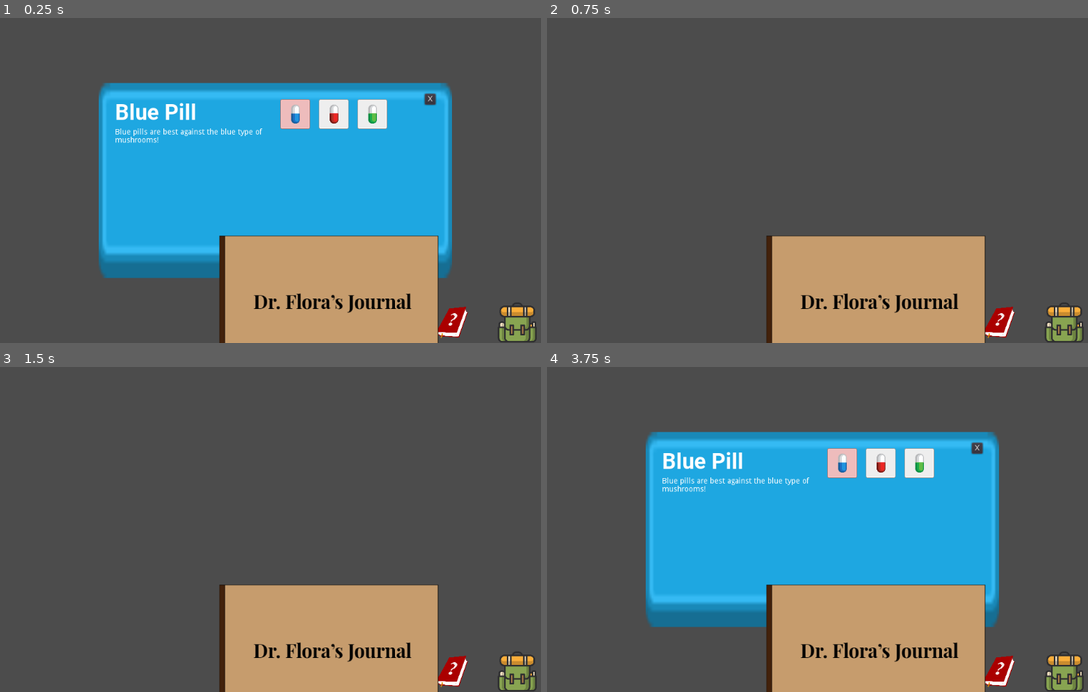
Above: before the commit, frames 1-4 (two rows, left to right).
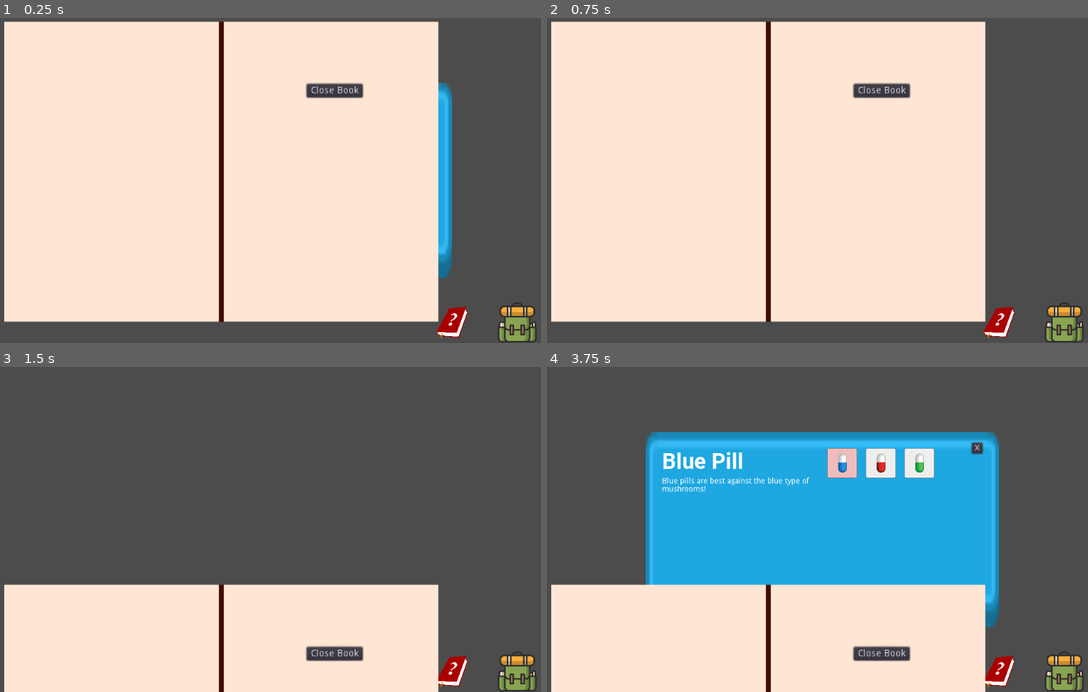
Above: after the commit, the same moments.

Repository: kleimaj/gaming-club-dev
Game: Godot game, scene res://Interface/HUD.tscn
The game is run twice, just before and just after one commit, with the same random seed, the same clock (stepped at 60 frames per second) and the same inputs.
Inputs (mouse positions are in pixels of both pictures, inside the frame that each line leads up to):
- Up to frame 1 (0.25 s): no input
- Up to frame 2 (0.75 s): click "X" at 0.5 s
- Up to frame 3 (1.5 s): click (454, 672) at 1.25 s
- Up to frame 4 (3.75 s): click (1001, 672) at 2 s; click (1001, 672) at 2.75 s; click (1066, 672) at 3.5 s

The runs differ from the first frame. In frame 1, 77% of the frame differs, in the area x 0-82%, y 1-100%; in frame 2, 76%; in frame 3, 26%; in frame 4, 26%.

Commit message:
Implements Book Closing Animation

Diff:
--- a/Interface/Book.gd
+++ b/Interface/Book.gd
@@ -5,7 +5,8 @@
 var PageTexture
 export(float) var PageSpeedRatio = 1
 
-func _ready():
+
+func play():
 	# Bring book to view
 	visible = true
 	$AnimationPlayer.play("SlideIn")
@@ -24,3 +25,7 @@
 		PageTurnNextPartA()
 	elif (AnimationJustCompleted == "TurnPageNextA"):
 		PageTurnNextPartB()
+
+
+func _on_Button_pressed():
+	pass # Replace with function body.
--- a/Interface/Book.tscn
+++ b/Interface/Book.tscn
@@ -224,6 +224,7 @@
 uv = PoolVector2Array( 0, 0, 0, 640, 480, 640, 480, 0 )
 
 [node name="Page2" type="Polygon2D" parent="."]
+visible = false
 position = Vector2( -473.679, -217.758 )
 z_index = 5
 texture = ExtResource( 2 )
@@ -233,7 +234,7 @@
 [node name="Page3" type="Polygon2D" parent="."]
 position = Vector2( -464.424, -217.653 )
 texture = ExtResource( 4 )
-polygon = PoolVector2Array( 12.397, 165.216, 12.567, 797.139, 26.044, 803.427, 25.875, 171.503 )
+polygon = PoolVector2Array( 480, 220, 480, 880, 960, 880, 960, 220 )
 uv = PoolVector2Array( 0, 0, 0, 640, 480, 640, 480, 0 )
 
 [node name="Page4" type="Polygon2D" parent="."]
@@ -241,9 +242,21 @@
 texture = ExtResource( 3 )
 polygon = PoolVector2Array( 960, 220, 960, 880, 1440, 880, 1440, 220 )
 uv = PoolVector2Array( 0, 0, 0, 640, 480, 640, 480, 0 )
+
+[node name="Button" type="Button" parent="Page4"]
+margin_left = 1152.21
+margin_top = 356.9
+margin_right = 1235.21
+margin_bottom = 376.9
+rect_scale = Vector2( 1.47619, 1.47619 )
+text = "Close Book"
+__meta__ = {
+"_edit_use_anchors_": false
+}
 
 [node name="AnimationPlayer" type="AnimationPlayer" parent="."]
 anims/Idle = SubResource( 1 )
 anims/SlideIn = SubResource( 4 )
 anims/TurnPageNextA = SubResource( 2 )
 anims/TurnPageNextB = SubResource( 3 )
+[connection signal="pressed" from="Page4/Button" to="." method="_on_Button_pressed"]
--- a/Interface/HUD.gd
+++ b/Interface/HUD.gd
@@ -20,7 +20,4 @@
 	Backpack.visible = false
 
 func _on_BookButton_pressed():
-	pass
-
-func _on_ExitButton_pressed():
-	pass
+	$CanvasLayer/Book.play()
